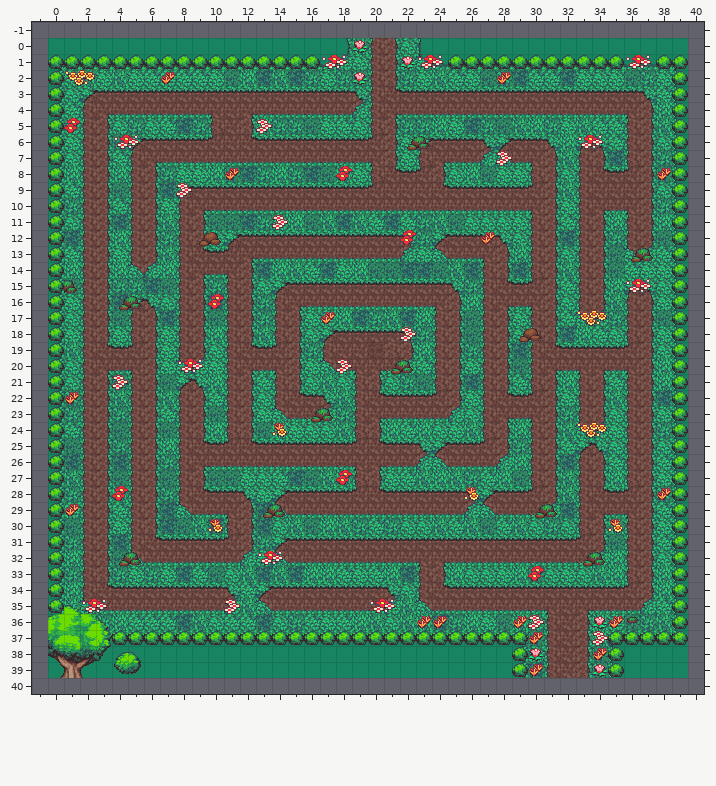
One commit to this Tiled map: data/levels/forest_deer_rescue_maze.tmx. The first picture shows the starting point.
Cells are 16x16 px. Shown: x -1..40, y -1..40.
Once edited:
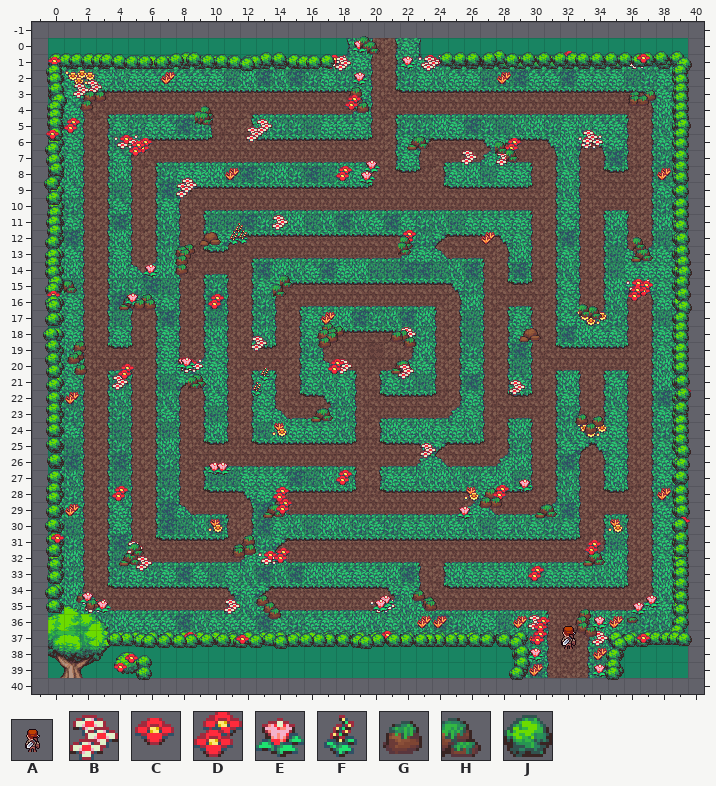
Key: from "maze_player": A 0; from "tf_jungle_tileset": B 69, C 70, D 71, E 115, F 118, G 155, H 159, J 423.
Objects are placed by their top-left corner, in cells (3,4 is the top-left corner of cell 3,4); size is 1x1 cell unless given.
Commit: Added health bar and player death
Changes in this commit:
--- layer "Objects" (now shown)
+H "bush" at 19.5,-0.2
+H "bush" at 19.9,0.1
+J "bush" at 27.7,0.7
+C "bush" at 32.1,0.7
+J "bush" at 37.8,0.8
+J "bush" at 38.8,0.8
+J "bush" at 34.7,0.8
+J "bush" at 8.1,0.8
+J "bush" at 8.6,0.8
+J "bush" at 13.1,0.8
+J "bush" at 13.9,0.8
+J "bush" at 24.5,0.8
+J "bush" at 25.2,0.8
+J "bush" at 26.1,0.8
+J "bush" at 27.1,0.8
+J "bush" at 29.5,0.8
+J "bush" at 30.5,0.8
+J "bush" at 31.5,0.8
+J "bush" at 32.3,0.8
+J "bush" at 32.9,0.8
+J "bush" at 33.8,0.8
+J "bush" at 35.6,0.8
+J "bush" at 36.9,0.8
+J "bush" at 0,0.9
+J "bush" at 0.6,0.9
+J "bush" at 1.3,0.9
+J "bush" at 2.1,0.9
+J "bush" at 2.7,0.9
+J "bush" at 3.2,0.9
+J "bush" at 7.5,0.9
+J "bush" at 28.5,0.9
+J "bush" at 36.5,0.9
+C "bush" at 36.8,0.9
+J "bush" at 3.9,0.9
+J "bush" at 9.5,0.9
+J "bush" at 10.4,0.9
+J "bush" at 14.9,0.9
+J "bush" at 16.9,0.9
+J "bush" at 4.7,1
+J "bush" at 11.2,1
+J "bush" at 15.5,1
+J "bush" at 5.6,1
+J "bush" at 6.6,1
+J "bush" at 12.4,1
+J "bush" at 16.1,1
+B "bush" at 18,1.1
+B "bush" at 23.5,1.1
+C "bush" at -0.1,1.1
+J "bush" at 11.9,1.1
+J "bush" at 39.2,1.1
+J "bush" at -0.2,1.5
+J "bush" at 39,1.5
+J "bush" at -0.1,2.1
+J "bush" at 39.1,2.1
+B "bush" at 2.4,2.6
+J "bush" at 39.1,2.7
+J "bush" at 0,2.7
+B "bush" at 1.6,2.7
+G "bush" at 18.8,2.9
+G "bush" at 37.1,3.1
+G "bush" at 2.7,3.1
+G "bush" at 2.1,3.1
+G "bush" at 36.2,3.1
+J "bush" at 39.1,3.3
+J "bush" at 0.2,3.4
+G "bush" at 36.2,3.4
+G "bush" at 36.7,3.4
+D "bush" at 18.6,3.6
+G "bush" at 1.9,3.7
+G "bush" at 19.2,3.8
+J "bush" at -0.1,3.8
+J "bush" at 39.1,3.9
+H "bush" at 9.5,4.1
+J "bush" at -0.1,4.3
+H "bush" at 9.2,4.4
+J "bush" at 39.1,4.4
+H "bush" at 9.5,4.5
+J "bush" at -0.1,4.8
+J "bush" at 39.2,4.9
+J "bush" at 39,5.5
+B "bush" at 12.4,5.5
+J "bush" at -0.1,5.5
+C "bush" at -0.2,5.6
+B "bush" at 33.4,5.7
+J "bush" at 39,6.1
+D "bush" at 5.5,6.3
+D "bush" at 28.6,6.3
+H "bush" at 28,6.3
+D "bush" at 5,6.4
+J "bush" at -0.2,6.4
+H "bush" at 28.6,6.8
+J "bush" at 39,6.9
+B "bush" at 25.8,7
+J "bush" at -0.2,7.1
+E "bush" at 19.7,7.5
+J "bush" at 39.1,7.6
+J "bush" at 0,7.7
+E "bush" at 19.4,8.2
+J "bush" at 39.1,8.3
+J "bush" at -0.2,8.6
+B "bush" at 8.3,8.7
+J "bush" at 39.1,9.1
+J "bush" at -0.2,9.5
+J "bush" at 39.1,9.9
+J "bush" at -0.1,10.4
+J "bush" at 39.1,10.5
+J "bush" at -0.1,11
+J "bush" at 39.1,11.2
+F "bush" at 11.4,11.5
+J "bush" at -0.1,11.5
+F "bush" at 11.7,11.9
+F "bush" at 11.1,12
+J "bush" at 39.1,12.1
+H "bush" at 22,12.2
+J "bush" at -0.2,12.2
+H "bush" at 36.6,12.3
+H "bush" at 21.9,12.6
+G "bush" at 8.3,12.7
+J "bush" at 39.1,12.8
+G "bush" at 7.9,12.8
+G "bush" at 8.1,13
+J "bush" at -0.2,13.1
+G "bush" at 7.9,13.4
+J "bush" at 39.2,13.5
+J "bush" at -0.2,13.5
+G "bush" at 7.9,14
+E "bush" at 6,14
+J "bush" at -0.2,14.1
+J "bush" at 39.2,14.1
+H "bush" at 14.5,14.7
+J "bush" at 39.1,14.7
+J "bush" at 0,14.7
+D "bush" at 36.8,15.2
+J "bush" at -0.2,15.2
+H "bush" at 14.1,15.2
+D "bush" at 36.2,15.5
+J "bush" at 39.2,15.5
+C "bush" at -0.1,15.7
+G "bush" at 5.7,15.8
+E "bush" at 4.8,15.8
+J "bush" at -0.2,16
+G "bush" at 5.3,16.1
+G "bush" at 5.9,16.1
+J "bush" at -0.1,16.3
+J "bush" at 39.2,16.3
+H "bush" at 33.2,16.5
+H "bush" at 33.8,16.6
+J "bush" at 39.1,17
+J "bush" at -0.2,17.1
+G "bush" at 17,17.6
+J "bush" at 39.1,17.7
+G "bush" at 17.7,17.8
+G "bush" at 17.3,17.9
+G "bush" at 16.7,18
+J "bush" at -0.3,18
+G "bush" at 21.7,18.1
+G "bush" at 21.3,18.1
+J "bush" at 39.1,18.2
+G "bush" at 17.3,18.2
+G "bush" at 16.8,18.5
+G "bush" at 22.1,18.5
+B "bush" at 12.7,18.6
+G "bush" at 1.5,18.7
+J "bush" at -0.2,18.7
+J "bush" at 39.1,18.9
+G "bush" at 1.4,19.3
+G "bush" at 1.1,19.5
+J "bush" at 39.1,19.5
+J "bush" at -0.2,19.6
+E "bush" at 8,19.8
+E "bush" at 8.2,19.8
+D "bush" at 17.5,20.1
+J "bush" at 39.1,20.1
+G "bush" at 1.6,20.2
+B "bush" at 21.9,20.3
+J "bush" at -0.2,20.3
+D "bush" at 4.4,20.4
+F "bush" at 13.1,20.5
+H "bush" at 9.1,20.9
+J "bush" at 39.1,20.9
+H "bush" at 8.7,21
+J "bush" at -0.2,21.2
+B "bush" at 28.8,21.3
+F "bush" at 12.5,21.4
+C "bush" at 39.3,21.7
+J "bush" at 39.2,21.8
+J "bush" at -0.1,22
+J "bush" at 39,22.6
+J "bush" at -0.1,22.7
+G "bush" at 32.9,23.3
+J "bush" at -0.1,23.4
+J "bush" at 39.1,23.4
+G "bush" at 33.9,23.5
+G "bush" at 33.4,23.9
+J "bush" at 39.1,24
+J "bush" at -0.1,24
+J "bush" at 39,24.6
+J "bush" at -0.1,24.9
+B "bush" at 23.2,25.2
+J "bush" at 39.2,25.3
+J "bush" at -0.1,25.9
+J "bush" at 39.1,26.1
+E "bush" at 9.9,26.4
+E "bush" at 10.4,26.4
+J "bush" at -0.1,26.9
+J "bush" at 39.1,27
+E "bush" at 29.3,27.4
+J "bush" at -0.1,27.7
+J "bush" at 39.1,27.8
+G "bush" at 27.2,27.9
+D "bush" at 27.8,28
+D "bush" at 14.1,28.1
+J "bush" at -0.1,28.3
+J "bush" at 39.1,28.4
+G "bush" at 27.5,28.5
+G "bush" at 26.9,28.5
+D "bush" at 14.2,28.8
+J "bush" at 39.1,29
+J "bush" at -0.1,29.1
+E "bush" at 25.6,29.1
+C "bush" at 39.2,29.8
+J "bush" at 39,29.9
+J "bush" at -0.2,29.9
+J "bush" at 39.1,30.7
+J "bush" at -0.2,30.8
+G "bush" at 12.1,30.9
+C "bush" at 0.1,30.9
+D "bush" at 33.6,31.4
+B "bush" at 5,31.4
+G "bush" at 11.5,31.4
+G "bush" at 12.1,31.4
+H "bush" at 5.2,31.4
+J "bush" at 39.1,31.5
+J "bush" at -0.1,31.5
+G "bush" at 11.5,31.6
+D "bush" at 14.1,31.9
+B "bush" at 5.5,32.3
+J "bush" at 39.1,32.4
+J "bush" at -0.1,32.4
+J "bush" at 39.1,32.9
+J "bush" at -0.1,33.2
+J "bush" at 39.1,33.6
+J "bush" at -0.2,34.1
+G "bush" at 22.7,34.3
+G "bush" at 1.7,34.4
+J "bush" at 39.1,34.5
+E "bush" at 2,34.5
+G "bush" at 12.9,34.6
+E "bush" at 20.6,34.7
+E "bush" at 37.2,34.7
+G "bush" at 23.3,34.8
+G "bush" at 2.2,34.9
+G "bush" at 23.5,34.9
+G "bush" at 2.7,34.9
+E "bush" at 20.3,34.9
+E "bush" at 3,35
+J "bush" at -0.2,35
+G "bush" at 13.4,35.1
+E "bush" at 36.4,35.1
+J "bush" at 39,35.2
+G "bush" at 13.7,35.5
+G "bush" at 33.1,35.5
+G "bush" at 32.9,35.9
+J "bush" at 39,36
+D "bush" at 30.4,36.2
+G "bush" at 32.9,36.3
+G "bush" at 33.5,36.5
+J "bush" at 38.8,36.6
+C "bush" at 20.7,36.9
+D "bush" at 30.2,37
+J "bush" at 37.5,37
+J "bush" at 38.2,37
+J "bush" at 38.7,37
+C "bush" at 8.4,37
+J "bush" at 13.4,37.1
+J "bush" at 4.4,37.1
+J "bush" at 3.7,37.1
+J "bush" at 39.3,37.1
+J "bush" at 28,37.1
+J "bush" at 26.2,37.1
+J "bush" at 25.3,37.1
+J "bush" at 24.7,37.1
+J "bush" at 21.9,37.1
+J "bush" at 21.1,37.1
+J "bush" at 14.8,37.1
+J "bush" at 11.1,37.1
+J "bush" at 10.4,37.1
+J "bush" at 35.8,37.1
+J "bush" at 36.6,37.1
+C "bush" at 36.8,37.1
+J "bush" at 26.9,37.1
+J "bush" at 23.9,37.1
+J "bush" at 23.3,37.1
+J "bush" at 22.8,37.1
+J "bush" at 20.1,37.1
+J "bush" at 17.9,37.1
+J "bush" at 17.1,37.1
+J "bush" at 16.4,37.1
+J "bush" at 15.6,37.1
+J "bush" at 9.5,37.1
+J "bush" at 5.3,37.1
+J "bush" at 18.9,37.2
+J "bush" at 12.5,37.2
+J "bush" at 11.6,37.2
+J "bush" at 8.5,37.2
+J "bush" at 7.7,37.2
+J "bush" at 6.8,37.2
+J "bush" at 5.8,37.2
+C "bush" at 11.7,37.2
+J "bush" at 19.4,37.2
+J "bush" at 14.1,37.2
+J "bush" at 28.7,37.3
+J "bush" at 35.2,37.4
+A "player" at 31.2,36.2 size 2.5x2.5
+J "bush" at 29.1,37.9
+J "bush" at 34.9,38.1
+C "bush" at 4.7,38.4
+J "bush" at 5.5,38.5
+J "bush" at 29.1,38.6
+J "bush" at 34.8,38.7
+C "bush" at 4.1,38.9
+J "bush" at 5.5,39.2
+J "bush" at 28.8,39.2
+J "bush" at 34.8,39.2
